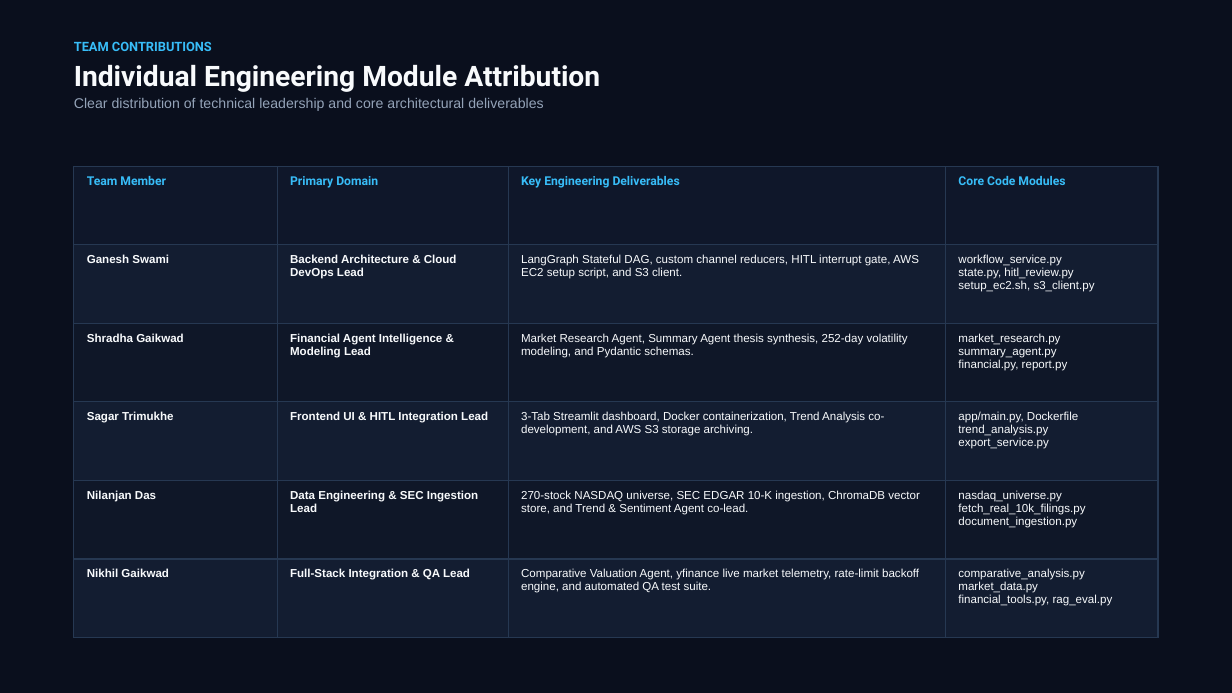
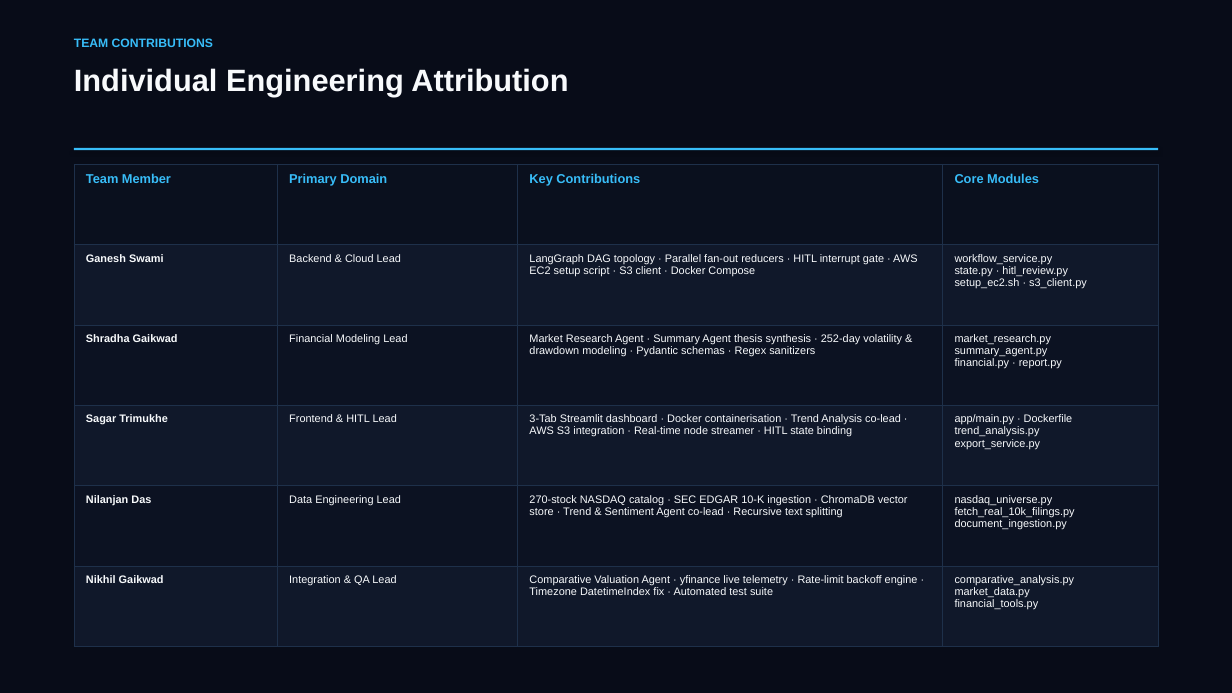
Before and after one commit to SagarTrimukhe/ai-investment-research-assistant, a slide deck: slide 17 of CAPSTONE_PROJECT_PRESENTATION.pptx. Drawn at 1232x693 pixels with LibreOffice and Linux fonts; fonts in the diff are those of the drawing. Boxes give left, top, right and bottom in pixels: in the first picture for what was removed or moved away, otherwise in the second. Text is boxed around its words. In the diff, an @@ line names an element or a change of style, - is before the commit and + after.

Commit message:
design: complete visual redesign — section dividers, accent bar panels, KPI callouts, varied layouts

```diff
--- a/CAPSTONE_PROJECT_PRESENTATION.pptx
+++ b/CAPSTONE_PROJECT_PRESENTATION.pptx
@@ rectangle at (0,0,1232,693): fill #0A0F1D to #080C18 @@
@@ text "TEAM CONTRIBUTIONS" at (74,38,213,47): size 10 to 9.5 pt, font Roboto to Arial @@
@@ text at (74,64,600,111): paragraphs removed @@
-Individual Engineering Module Attribution
-Clear distribution of technical leadership and core architectural deliverables
@@ text added at (74,68,568,97), 24 pt, text #F8FAFC, bold @@
+Individual Engineering Attribution
@@ rectangle added at (74,148,1158,151), fill #38BDF8 @@
@@ table at (74,165,1158,647) @@
-row 1, column 3: Key Engineering Deliverables
+row 1, column 3: Key Contributions
-row 1, column 4: Core Code Modules
+row 1, column 4: Core Modules
-row 2: Ganesh Swami | Backend Architecture & Cloud DevOps Lead | LangGraph Stateful DAG, custom channel reducers, HITL interrupt gate, AWS EC2 setup script, and S3 client. | workflow_service.py state.py, hitl_review.py setup_ec2.sh, s3_client.py
+row 2: Ganesh Swami | Backend & Cloud Lead | LangGraph DAG topology · Parallel fan-out reducers · HITL interrupt gate · AWS EC2 setup script · S3 client · Docker Compose | workflow_service.py state.py · hitl_review.py setup_ec2.sh · s3_client.py
-row 3: Shradha Gaikwad | Financial Agent Intelligence & Modeling Lead | Market Research Agent, Summary Agent thesis synthesis, 252-day volatility modeling, and Pydantic schemas. | market_research.py summary_agent.py financial.py, report.py
+row 3: Shradha Gaikwad | Financial Modeling Lead | Market Research Agent · Summary Agent thesis synthesis · 252-day volatility & drawdown modeling · Pydantic schemas · Regex sanitizers | market_research.py summary_agent.py financial.py · report.py
-row 4: Sagar Trimukhe | Frontend UI & HITL Integration Lead | 3-Tab Streamlit dashboard, Docker containerization, Trend Analysis co-development, and AWS S3 storage archiving. | app/main.py, Dockerfile trend_analysis.py export_service.py
+row 4: Sagar Trimukhe | Frontend & HITL Lead | 3-Tab Streamlit dashboard · Docker containerisation · Trend Analysis co-lead · AWS S3 integration · Real-time node streamer · HITL state binding | app/main.py · Dockerfile trend_analysis.py export_service.py
-row 5, column 2: Data Engineering & SEC Ingestion Lead
+row 5, column 2: Data Engineering Lead
-row 5, column 3: 270-stock NASDAQ universe, SEC EDGAR 10-K ingestion, ChromaDB vector store, and Trend & Sentiment Agent co-lead.
+row 5, column 3: 270-stock NASDAQ catalog · SEC EDGAR 10-K ingestion · ChromaDB vector store · Trend & Sentiment Agent co-lead · Recursive text splitting
-row 6: Nikhil Gaikwad | Full-Stack Integration & QA Lead | Comparative Valuation Agent, yfinance live market telemetry, rate-limit backoff engine, and automated QA test suite. | comparative_analysis.py market_data.py financial_tools.py, rag_eval.py
+row 6: Nikhil Gaikwad | Integration & QA Lead | Comparative Valuation Agent · yfinance live telemetry · Rate-limit backoff engine · Timezone DatetimeIndex fix · Automated test suite | comparative_analysis.py market_data.py financial_tools.py
@@ fill #0F172A to #0A101E in row 1 @@
@@ fill #131D31 to #10182A in 12 cells @@
@@ fill #0F1728 to #0C1222 in 8 cells @@
@@ size 9.5 to 10 pt, font Roboto to Arial in "Team Member", "Primary Domain" @@
@@ size 9 to 8.5 pt in "Ganesh Swami", "Shradha Gaikwad", "Sagar Trimukhe", "Nilanjan Das" and 2 more places @@
@@ borders changed @@
```
Also in this commit, not shown: 4 other slides changed, 13 slides added, 13 slides removed.
